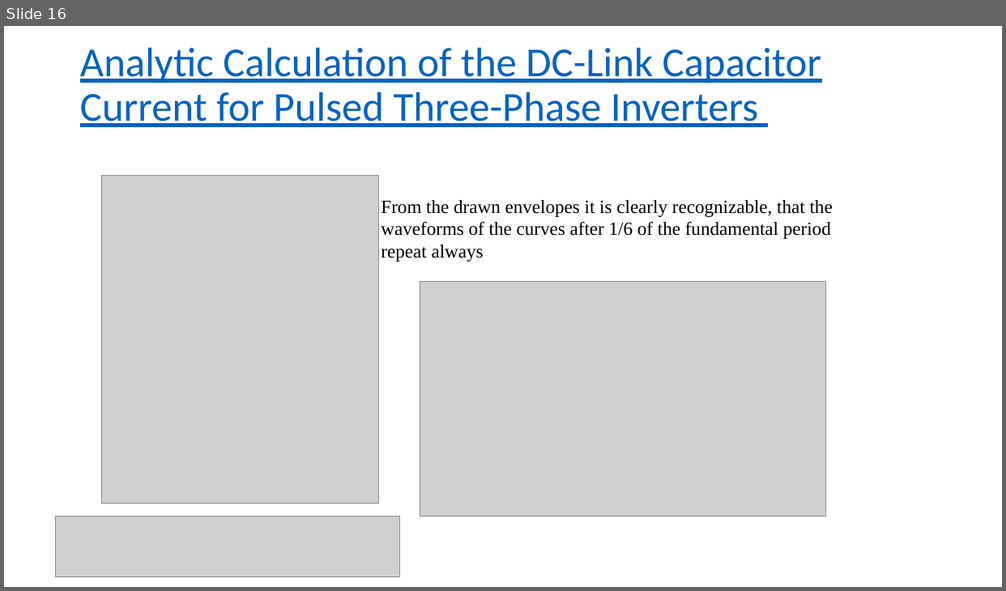
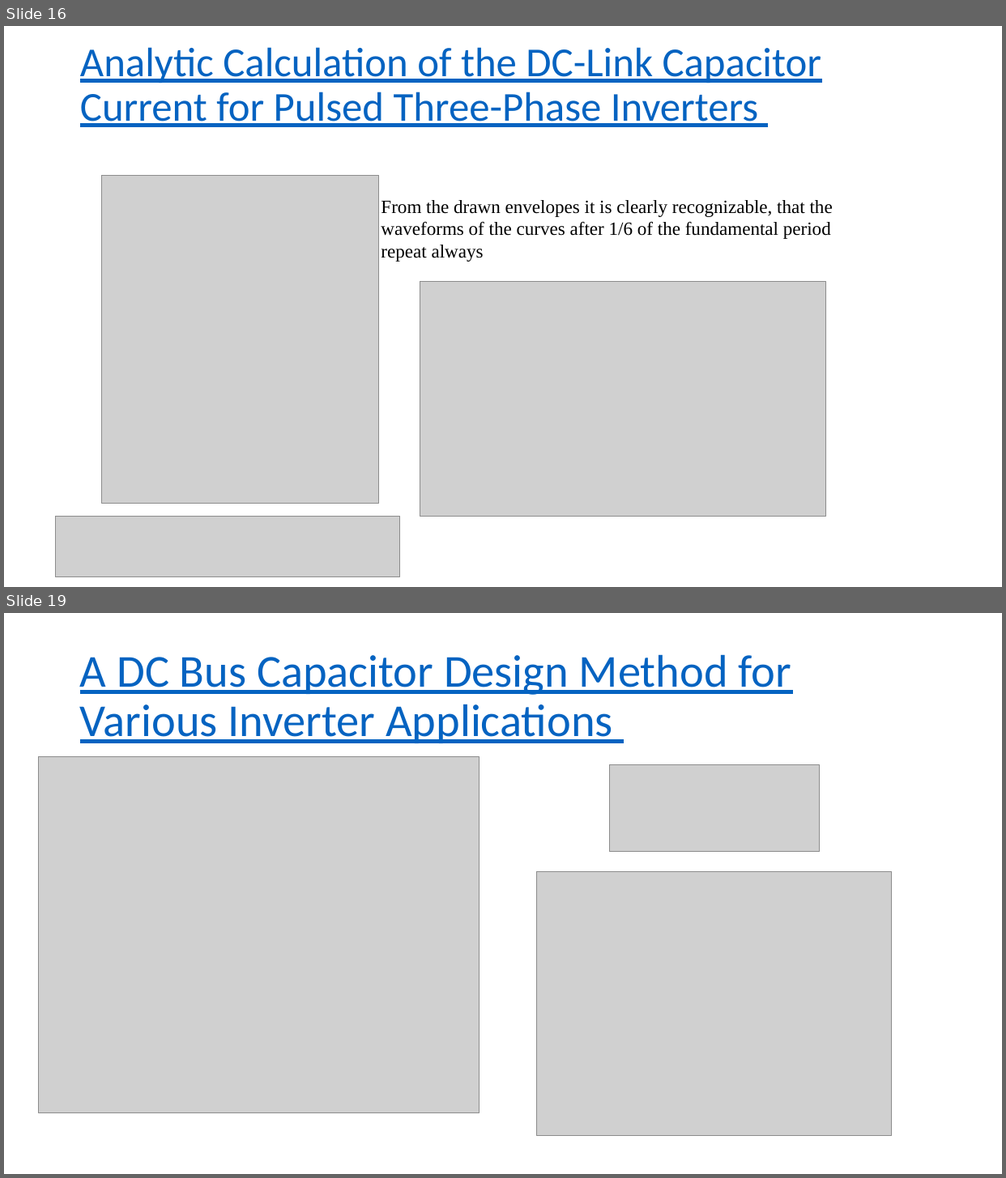
Before and after one commit to EnesAyaz/Studies, a slide deck: Reports/IMMD/Literature_review2.pptx. Shown one above the other, each under a label of ours: slide 16 before the commit, slides 16 and 19 after it; the slides between them are not shown. The pictures are 1006x591 and 1006x1178 pixels, drawn with LibreOffice and Linux fonts; fonts in the diff are those of the drawing; grey boxes stand for pictures. Boxes give left, top, right and bottom in pixels: in the first picture for what was removed or moved away, otherwise in the second. Text is boxed around its words. In the diff, an @@ line names an element or a change of style, - is before the commit and + after.

```diff
--- a/Reports/IMMD/Literature_review2.pptx
+++ b/Reports/IMMD/Literature_review2.pptx
@@ slide 19 added at (4, 613, 1002, 1174), background #FFFFFF @@
@@ title added at (80, 654, 791, 743), 44 pt, text #0563C1, underline @@
+A DC Bus Capacitor Design Method for Various Inverter Applications
@@ picture added at (39, 757, 479, 1114) @@
@@ picture added at (610, 765, 819, 853) @@
@@ picture added at (537, 872, 892, 1136) @@
```
Also in this commit, not shown: 2 slides changed, 5 other slides added, 10 other files.
